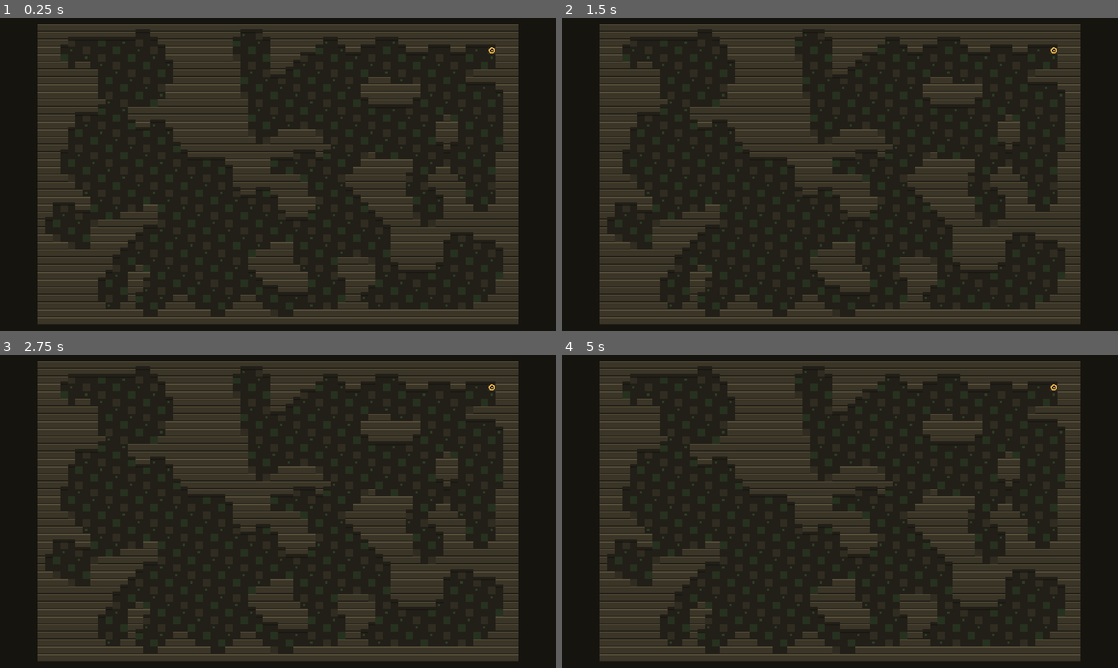
Above: before the commit, frames 1-4 (two rows, left to right).
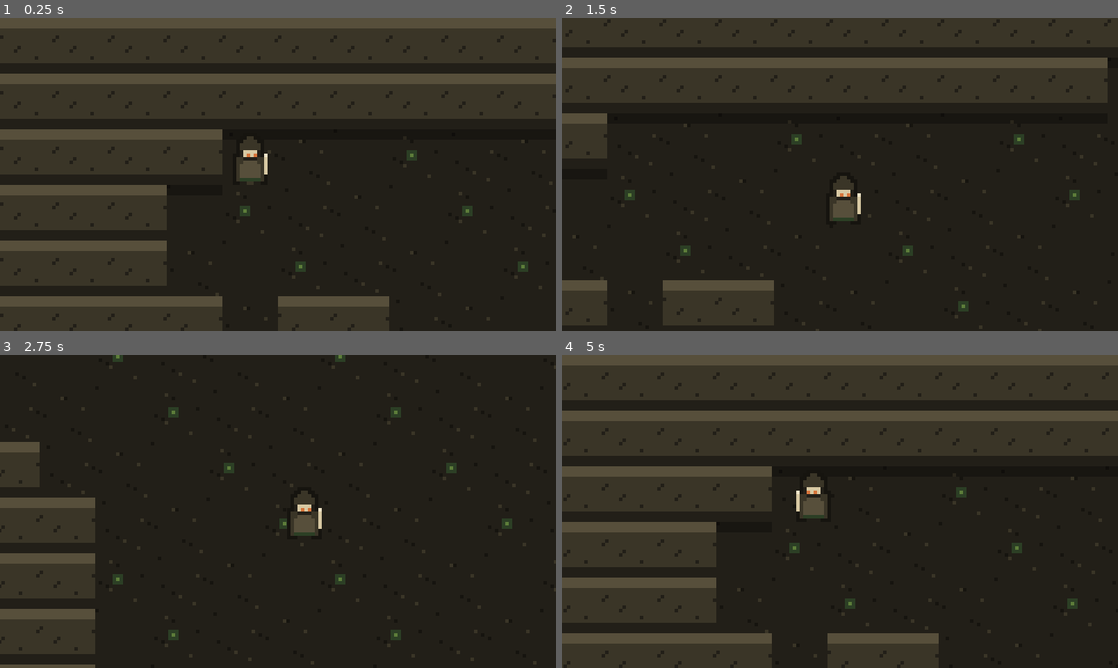
Above: after the commit, the same moments.

Repository: hxyng/driftlands
Game: Godot game, scene res://scenes/game.tscn
The game is run twice, just before and just after one commit, with the same random seed, the same clock (stepped at 60 frames per second) and the same inputs.
Inputs (mouse positions are in pixels of both pictures, inside the frame that each line leads up to):
- Up to frame 1 (0.25 s): no input
- Up to frame 2 (1.5 s): tap Enter (confirm) at 0.5 s; move the mouse to (962, 158) at 0.52 s; hold D (move_right) 0.53-1.28 s; tap J (attack) at 0.6, 1.35 s; click (962, 158) at 0.67 s; tap Space at 0.77 s; move the mouse to (728, 190) at 1.27 s; hold S (move_down) from 1.28 s (still down)
- Up to frame 3 (2.75 s): tap Space at 1.52 s; move the mouse to (333, 442) at 2.02 s; release S (move_down) at 2.03 s; hold D (move_right) from 2.03 s (still down); tap Enter (confirm) at 2.1 s; tap J (attack) at 2.3 s
- Up to frame 4 (5 s): move the mouse to (812, 574) at 2.77 s; release D (move_right) at 2.78 s; hold W (move_up) 2.78-3.53 s; tap K (dash) at 2.85 s; click (812, 574) at 2.92 s; tap Space at 3.02, 3.77, 4.52 s; tap J (attack) at 3.05, 3.8, 4.55 s; move the mouse to (1006, 558) at 3.52 s; hold A (move_left) from 3.53 s (still down); tap E (interact) at 3.6 s; move the mouse to (673, 464) at 4.27 s; tap Shift at 4.35 s

The runs differ from the first frame. In frame 1, 25% of the frame differs, in the area x 0-100%, y 0-100%; in frame 2, 17%; in frame 3, 11%; in frame 4, 24%.

Commit message:
feat(player): sprite-driven player with top-down movement, follow camera, and greedy-meshed wall collision; tile renderer now blits the generated atlas

Diff:
--- /dev/null
+++ b/src/actors/player.gd
@@ -0,0 +1,44 @@
+class_name Player
+extends CharacterBody2D
+## The Drifter. Top-down movement with a follow camera; combat and stats are
+## layered on in later milestones.
+
+@export var speed := 80.0
+
+var facing := 1   # 1 = right, -1 = left
+
+var _sprite: Sprite2D
+var _anim: FrameAnimator
+
+
+func _ready() -> void:
+	_sprite = Sprite2D.new()
+	add_child(_sprite)
+	_anim = FrameAnimator.new()
+	add_child(_anim)
+	_anim.setup(_sprite, "player")
+	_anim.play("idle")
+
+	var col := CollisionShape2D.new()
+	var shape := CircleShape2D.new()
+	shape.radius = 4.0
+	col.shape = shape
+	col.position = Vector2(0, 3)
+	add_child(col)
+
+
+func _physics_process(_delta: float) -> void:
+	var dir := Input.get_vector("move_left", "move_right", "move_up", "move_down")
+	velocity = dir * speed
+	move_and_slide()
+
+	if dir.x < -0.1:
+		facing = -1
+	elif dir.x > 0.1:
+		facing = 1
+	_sprite.flip_h = facing < 0
+
+	if dir.length() > 0.1:
+		_anim.play("walk")
+	else:
+		_anim.play("idle")
--- /dev/null
+++ b/src/core/sprite_db.gd
@@ -0,0 +1,41 @@
+class_name SpriteDB
+extends RefCounted
+## Loads the generated sprite manifest (assets/sprites/sprites.json) once and
+## caches textures. The manifest is produced by tools/gen_assets.py and maps
+## each sheet name to its frame size and named animations.
+
+const DIR := "res://assets/sprites/"
+
+static var _manifest: Dictionary = {}
+static var _textures: Dictionary = {}
+
+
+static func manifest() -> Dictionary:
+	if _manifest.is_empty():
+		var f := FileAccess.open(DIR + "sprites.json", FileAccess.READ)
+		if f != null:
+			var data: Variant = JSON.parse_string(f.get_as_text())
+			f.close()
+			if data is Dictionary:
+				_manifest = data
+	return _manifest
+
+
+static func entry(name: String) -> Dictionary:
+	return manifest().get(name, {})
+
+
+static func texture(name: String) -> Texture2D:
+	if not _textures.has(name):
+		var e := entry(name)
+		var file: String = e.get("file", name + ".png")
+		_textures[name] = load(DIR + file)
+	return _textures[name]
+
+
+## Region rect for one frame of an atlas-style sheet (items, tiles).
+static func atlas_region(name: String, index: int) -> Rect2:
+	var e := entry(name)
+	var fw: int = e.get("fw", 16)
+	var fh: int = e.get("fh", 16)
+	return Rect2(index * fw, 0, fw, fh)
--- /dev/null
+++ b/src/fx/frame_animator.gd
@@ -0,0 +1,71 @@
+class_name FrameAnimator
+extends Node
+## Drives a [Sprite2D] through the named animations in a sheet's manifest entry
+## by setting [member Sprite2D.region_rect] each frame. Lightweight alternative
+## to building SpriteFrames resources by hand.
+
+signal finished(anim_name)
+
+var sprite: Sprite2D
+var _def: Dictionary = {}
+var _anim := ""
+var _frames: Array = []
+var _fps := 8.0
+var _loop := true
+var _time := 0.0
+var _index := 0
+
+
+func setup(target: Sprite2D, sheet_name: String) -> void:
+	sprite = target
+	_def = SpriteDB.entry(sheet_name)
+	sprite.texture = SpriteDB.texture(sheet_name)
+	sprite.region_enabled = true
+	sprite.centered = true
+
+
+func play(anim: String, loop := true) -> void:
+	if _anim == anim:
+		return
+	if not _def.get("anims", {}).has(anim):
+		return
+	_anim = anim
+	var a: Dictionary = _def["anims"][anim]
+	_frames = a.get("frames", [0])
+	_fps = float(a.get("fps", 8))
+	_loop = loop
+	_index = 0
+	_time = 0.0
+	_apply()
+
+
+## Force a non-looping animation to restart even if already current (attacks).
+func restart(anim: String) -> void:
+	_anim = ""
+	play(anim, false)
+
+
+func _process(delta: float) -> void:
+	if _frames.size() <= 1:
+		return
+	_time += delta
+	if _time < 1.0 / _fps:
+		return
+	_time = 0.0
+	_index += 1
+	if _index >= _frames.size():
+		if _loop:
+			_index = 0
+		else:
+			_index = _frames.size() - 1
+			finished.emit(_anim)
+			return
+	_apply()
+
+
+func _apply() -> void:
+	if sprite == null or _frames.is_empty():
+		return
+	var fw: int = _def.get("fw", 16)
+	var fh: int = _def.get("fh", 16)
+	sprite.region_rect = Rect2(int(_frames[_index]) * fw, 0, fw, fh)
--- a/src/world/level.gd
+++ b/src/world/level.gd
@@ -1,25 +1,25 @@
 class_name Level
 extends Node2D
-## Gameplay root (milestone 1: generate + show a floor).
-##
-## Generates a dungeon, renders it, and frames it with a fitted camera. Later
-## milestones add the player, enemies, loot, and a follow camera — this is the
-## skeleton everything hangs off.
-
-const VIEW := Vector2(480, 270)
+## Gameplay root: generate a floor, render it, build wall collision, and spawn
+## the player with a follow camera. Enemies, loot, and the floor loop arrive in
+## later milestones.
 
 @export var floor_number := 1
 @export var floor_width := 64
 @export var floor_height := 40
+@export var camera_zoom := 3.0
 
 var dungeon: Dungeon
+var player: Player
+
 var _renderer: TileRenderer
-var _camera: Camera2D
 
 
 func _ready() -> void:
 	_generate()
-	_build_view()
+	_render_floor()
+	_build_wall_collision()
+	_spawn_player()
 
 
 func _generate() -> void:
@@ -28,14 +28,50 @@
 	dungeon.generate(floor_width, floor_height, level_seed)
 
 
-func _build_view() -> void:
+func _render_floor() -> void:
 	_renderer = TileRenderer.new()
 	_renderer.set_dungeon(dungeon)
 	add_child(_renderer)
 
-	_camera = Camera2D.new()
-	_camera.position = dungeon.pixel_size() * 0.5
-	var fit := minf(VIEW.x / dungeon.pixel_size().x, VIEW.y / dungeon.pixel_size().y)
-	_camera.zoom = Vector2(fit, fit) * 0.96
-	add_child(_camera)
-	_camera.make_current()
+
+## Greedy row-runs: each horizontal span of wall cells becomes one rectangle
+## collider, so the whole floor collides with only a few dozen shapes.
+func _build_wall_collision() -> void:
+	var body := StaticBody2D.new()
+	body.name = "Walls"
+	add_child(body)
+	var t := Dungeon.TILE
+	for y in dungeon.height:
+		var x := 0
+		while x < dungeon.width:
+			if dungeon.grid.get_cell(x, y) != Cell.WALL:
+				x += 1
+				continue
+			var start := x
+			while x < dungeon.width and dungeon.grid.get_cell(x, y) == Cell.WALL:
+				x += 1
+			var span := x - start
+			var col := CollisionShape2D.new()
+			var shape := RectangleShape2D.new()
+			shape.size = Vector2(span * t, t)
+			col.shape = shape
+			col.position = Vector2((start + span * 0.5) * t, (y + 0.5) * t)
+			body.add_child(col)
+
+
+func _spawn_player() -> void:
+	player = Player.new()
+	player.position = dungeon.cell_to_world_center(dungeon.spawn)
+	add_child(player)
+
+	var cam := Camera2D.new()
+	cam.zoom = Vector2(camera_zoom, camera_zoom)
+	cam.position_smoothing_enabled = true
+	cam.position_smoothing_speed = 9.0
+	var t := Dungeon.TILE
+	cam.limit_left = 0
+	cam.limit_top = 0
+	cam.limit_right = dungeon.width * t
+	cam.limit_bottom = dungeon.height * t
+	player.add_child(cam)
+	cam.make_current()
--- a/src/world/tile_renderer.gd
+++ b/src/world/tile_renderer.gd
@@ -1,61 +1,39 @@
 class_name TileRenderer
 extends Node2D
-## Draws a [Dungeon]'s tiles. Static (redraws only when the dungeon changes).
-##
-## Until the sprite atlas lands this paints with the palette directly: dithered
-## stone floors with moss flecks and contact shadows, walls with a lit top edge
-## and shaded base for a sense of height. Swappable for atlas tiles later.
+## Draws a [Dungeon]'s tiles from the generated atlas (assets/sprites/tiles.png).
+## Static — redraws only when the dungeon changes. Floor variant is chosen by a
+## stable per-cell hash; walls get a contact shadow on the floor below them.
+
+const FLOOR_VARIANTS := 4
+const IDX_WALL := 4
+const IDX_STAIRS := 6
 
 var dungeon: Dungeon
-var atlas: Texture2D            # optional; when set, tiles are blitted from it
+var _atlas: Texture2D
 
 
 func set_dungeon(d: Dungeon) -> void:
 	dungeon = d
+	_atlas = SpriteDB.texture("tiles")
 	queue_redraw()
 
 
 func _draw() -> void:
-	if dungeon == null:
+	if dungeon == null or _atlas == null:
 		return
 	var t := Dungeon.TILE
 	draw_rect(Rect2(Vector2.ZERO, dungeon.pixel_size()), Palette.INK)
 	for y in dungeon.height:
 		for x in dungeon.width:
 			var cell := Vector2i(x, y)
-			var rect := Rect2(x * t, y * t, t, t)
 			if dungeon.grid.get_cell(x, y) == Cell.WALL:
-				_draw_wall(cell, rect, t)
+				_tile(x, y, IDX_WALL, t)
 			else:
-				_draw_floor(cell, rect, t)
-	_draw_exit(t)
+				_tile(x, y, (x * 7 + y * 13) % FLOOR_VARIANTS, t)
+				if dungeon.is_wall(cell + Vector2i.UP):
+					draw_rect(Rect2(x * t, y * t, t, 3), Color(0, 0, 0, 0.28))
+	_tile(dungeon.exit.x, dungeon.exit.y, IDX_STAIRS, t)
 
 
-func _draw_floor(cell: Vector2i, rect: Rect2, t: int) -> void:
-	var h := (cell.x * 7 + cell.y * 13) % 9
-	var base := Palette.STONE_DARK
-	if h == 0:
-		base = Palette.STONE_DARK.lerp(Palette.STONE, 0.6)
-	elif h == 1:
-		base = Palette.STONE_DARK.lerp(Palette.MOSS_DARK, 0.55)
-	draw_rect(rect, base)
-	if h == 4:  # sparse moss fleck
-		draw_rect(Rect2(rect.position + Vector2(t * 0.3, t * 0.3), Vector2(t * 0.3, t * 0.3)),
-				Palette.MOSS_DARK)
-	if dungeon.is_wall(cell + Vector2i.UP):  # contact shadow under walls
-		draw_rect(Rect2(rect.position, Vector2(t, 3)), Palette.INK.lerp(base, 0.35))
-
-
-func _draw_wall(cell: Vector2i, rect: Rect2, t: int) -> void:
-	draw_rect(rect, Palette.STONE)
-	draw_rect(Rect2(rect.position, Vector2(t, 2)), Palette.STONE_LIT)
-	draw_rect(Rect2(rect.position + Vector2(0, t - 2), Vector2(t, 2)), Palette.STONE_DARK)
-	if dungeon.is_floor(cell + Vector2i.DOWN):  # face toward camera, lit a touch more
-		draw_rect(Rect2(rect.position + Vector2(0, t - 5), Vector2(t, 3)), Palette.STONE_DARK)
-
-
-func _draw_exit(t: int) -> void:
-	var c := dungeon.cell_to_world_center(dungeon.exit)
-	draw_circle(c, t * 0.42, Palette.GOLD)
-	draw_circle(c, t * 0.24, Palette.INK)
-	draw_circle(c, t * 0.10, Palette.GOLD)
+func _tile(cx: int, cy: int, index: int, t: int) -> void:
+	draw_texture_rect_region(_atlas, Rect2(cx * t, cy * t, t, t), Rect2(index * 16, 0, 16, 16))
Not shown, added: assets/sprites/_contact.png.import
Not shown, added: assets/sprites/bat.png.import
Not shown, added: assets/sprites/boss.png.import
Not shown, added: assets/sprites/coin.png.import
Not shown, added: assets/sprites/hit.png.import
Not shown, added: assets/sprites/items.png.import
Not shown, added: assets/sprites/orb.png.import
Not shown, added: assets/sprites/player.png.import
Not shown, added: assets/sprites/poof.png.import
Not shown, added: assets/sprites/skeleton.png.import
Not shown, added: assets/sprites/slash.png.import
Not shown, added: assets/sprites/slime.png.import
(and 3 more such lines)
